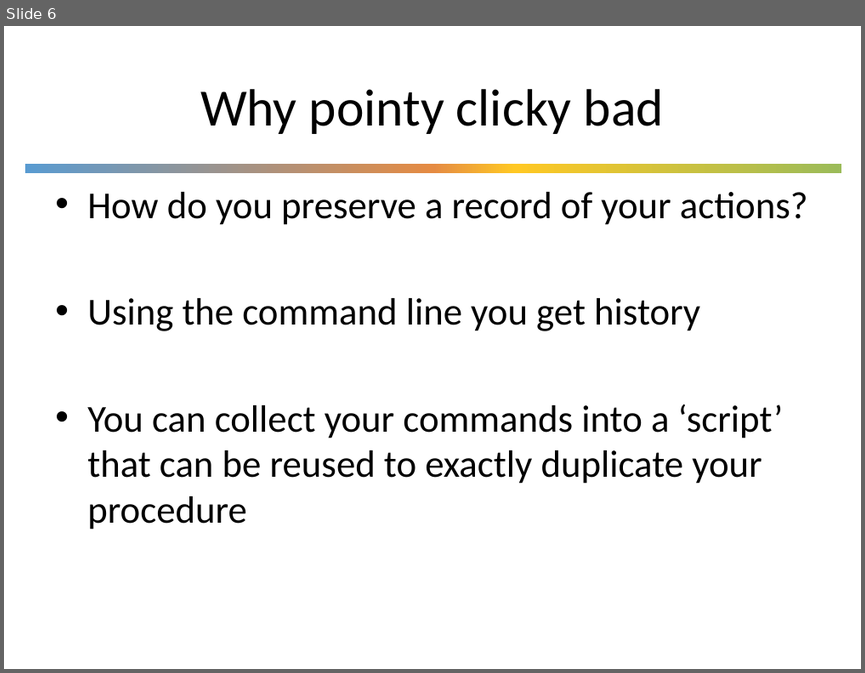
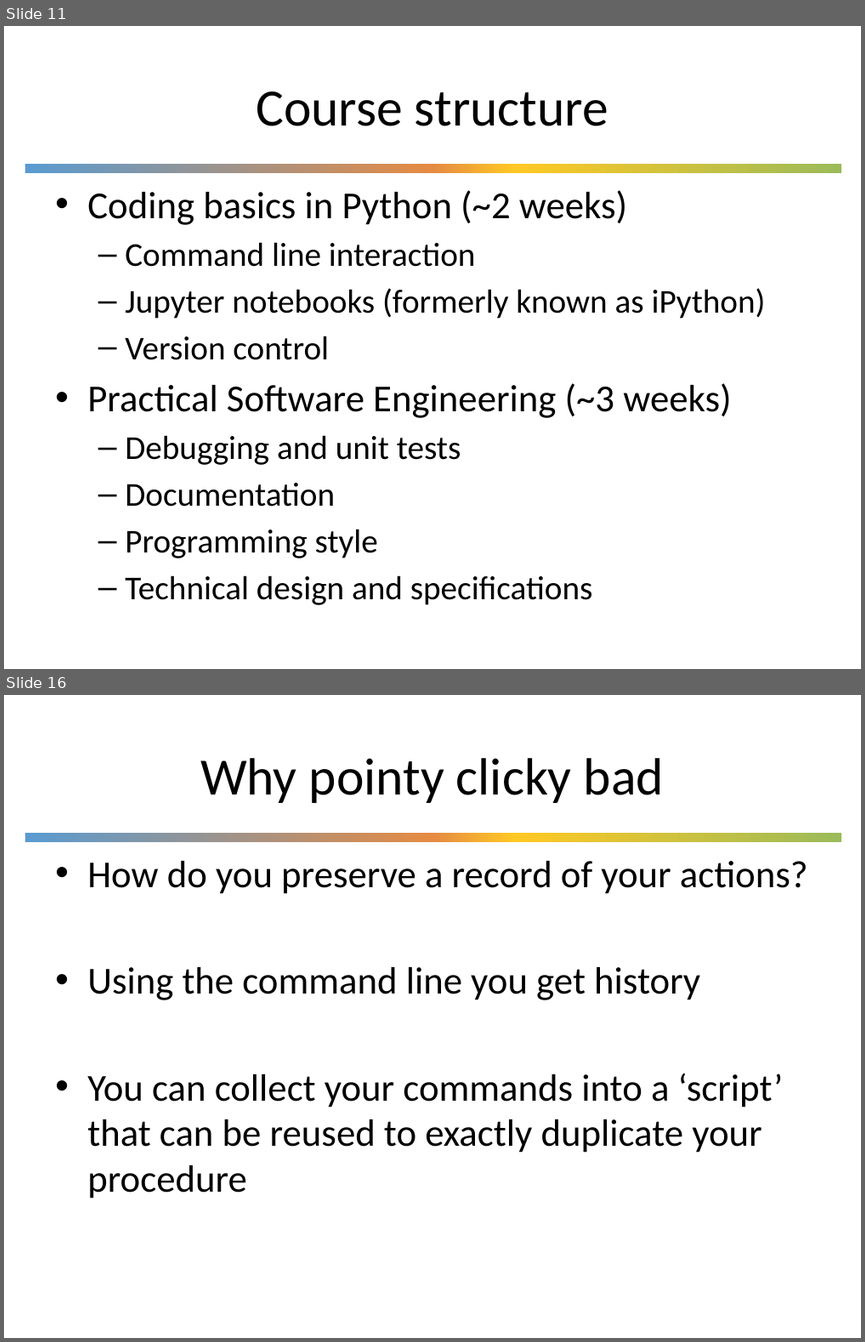
Before and after one commit to UWDIRECT/UWDIRECT.github.io, a slide deck: Wi21_content/SEDS/L1.1.Command_Line.pptx. Shown one above the other, each under a label of ours: slide 6 before the commit, slides 11 and 16 after it; the slides between them are not shown. The pictures are 865x673 and 865x1342 pixels, drawn with LibreOffice and Linux fonts; fonts in the diff are those of the drawing; background and template pictures are left out. Boxes give left, top, right and bottom in pixels: in the first picture for what was removed or moved away, otherwise in the second. Text is boxed around its words. In the diff, an @@ line names an element or a change of style, - is before the commit and + after.

```diff
--- a/Wi21_content/SEDS/L1.1.Command_Line.pptx
+++ b/Wi21_content/SEDS/L1.1.Command_Line.pptx
@@ slide 11 added at (4, 26, 861, 669), background #FFFFFF; not listed: 1 template element that a slide beside it also shows @@
@@ title added at (256, 91, 608, 126), 44 pt, text #000000 @@
+Course structure
@@ text added at (87, 190, 766, 605), 28 pt, text #000000 @@
+• Coding basics in Python (~2 weeks)
+  – Command line interaction
+  – Jupyter notebooks (formerly known as iPython)
+  – Version control
+• Practical Software Engineering (~3 weeks)
+  – Debugging and unit tests
+  – Documentation
+  – Programming style
+  – Technical design and specifications
@@ what was slide 6 is now slide 16 @@
```
Also in this commit, not shown: 1 slide changed, 13 other slides added, 2 slides removed.
